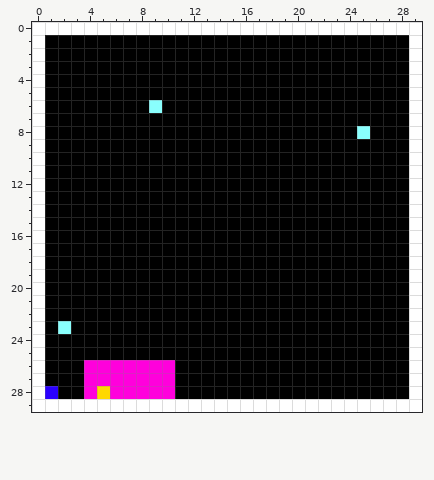
File history of a pixel-art sprite, res/nivel1.png. That is the earlier state.
The file is 30x30 pixels.
And afterwards:
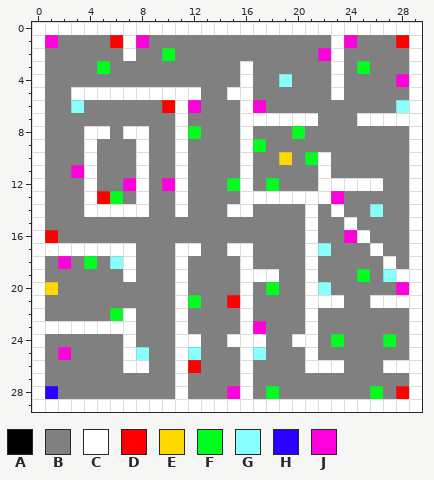
Palette (. is transparent): A #000000  B #808080  C #ffffff  D #ff0000  E #ffd800  F #00ff21  G #89fffd  H #2a00ff  J #ff00dc
The edit:
@@ x 0..29 @@
  0 CCCCCCCCCCCCCCCCCCCCCCCCCCCCCC
- 1 CAAAAAAAAAAAAAAAAAAAAAAAAAAAAC
- 2 CAAAAAAAAAAAAAAAAAAAAAAAAAAAAC
- 3 CAAAAAAAAAAAAAAAAAAAAAAAAAAAAC
- 4 CAAAAAAAAAAAAAAAAAAAAAAAAAAAAC
- 5 CAAAAAAAAAAAAAAAAAAAAAAAAAAAAC
- 6 CAAAAAAAAGAAAAAAAAAAAAAAAAAAAC
- 7 CAAAAAAAAAAAAAAAAAAAAAAAAAAAAC
- 8 CAAAAAAAAAAAAAAAAAAAAAAAAGAAAC
- 9 CAAAAAAAAAAAAAAAAAAAAAAAAAAAAC
-10 CAAAAAAAAAAAAAAAAAAAAAAAAAAAAC
-11 CAAAAAAAAAAAAAAAAAAAAAAAAAAAAC
-12 CAAAAAAAAAAAAAAAAAAAAAAAAAAAAC
-13 CAAAAAAAAAAAAAAAAAAAAAAAAAAAAC
-14 CAAAAAAAAAAAAAAAAAAAAAAAAAAAAC
-15 CAAAAAAAAAAAAAAAAAAAAAAAAAAAAC
-16 CAAAAAAAAAAAAAAAAAAAAAAAAAAAAC
-17 CAAAAAAAAAAAAAAAAAAAAAAAAAAAAC
-18 CAAAAAAAAAAAAAAAAAAAAAAAAAAAAC
-19 CAAAAAAAAAAAAAAAAAAAAAAAAAAAAC
-20 CAAAAAAAAAAAAAAAAAAAAAAAAAAAAC
-21 CAAAAAAAAAAAAAAAAAAAAAAAAAAAAC
-22 CAAAAAAAAAAAAAAAAAAAAAAAAAAAAC
-23 CAGAAAAAAAAAAAAAAAAAAAAAAAAAAC
-24 CAAAAAAAAAAAAAAAAAAAAAAAAAAAAC
-25 CAAAAAAAAAAAAAAAAAAAAAAAAAAAAC
-26 CAAAJJJJJJJAAAAAAAAAAAAAAAAAAC
-27 CAAAJJJJJJJAAAAAAAAAAAAAAAAAAC
-28 CHAAJEJJJJJAAAAAAAAAAAAAAAAAAC
+ 1 CJBBBBDCJBBBBBBBBBBBBBBCJBBBDC
+ 2 CBBBBBBCBBFBBBBBBBBBBBJCBBBBBC
+ 3 CBBBBFBBBBBBBBBBCBBBBBBCBFBBBC
+ 4 CBBBBBBBBBBBBBBBCBBGBBBCBBBBJC
+ 5 CBBCCCCCCCCCCBBCCBBBBBBCBBBBBC
+ 6 CBBGBBBBBBDCJBBBCJBBBBBBBBBBGC
+ 7 CBBBBBBBBBBCBBBBCCCCCCBBBCCCCC
+ 8 CBBBCCBCCBBCFBBBCBBBFBBBBBBBBC
+ 9 CBBBCBBBCBBCBBBBCFBBBBBBBBBBBC
+10 CBBBCBBBCBBCBBBBCBBEBFCBBBBBBC
+11 CBBJCBBBCBBCBBBBCBBBBBCBBBBBBC
+12 CBBBCBBJCBJCBBBFCBFBBBCCCCCBBC
+13 CBBBCDFBCBBCBBBBCCCCCCCJBBBBBC
+14 CBBBCCCCCBBCBBBCCBBBBCBCBBGBBC
+15 CBBBBBBBBBBBBBBBBBBBBCBBCBBBBC
+16 CDBBBBBBBBBBBBBBBBBBBCBBJCBBBC
+17 CCCCCCCCBBBCCBBCCBBBBCGBBBCBBC
+18 CBJBFBGCBBBCBBBBCBBBBCBBBBBCBC
+19 CBBBBBBCBBBCBBBBCCCBBCBBBFBGCC
+20 CEBBBBBBBBBCBBBBCBFBBCGBBBBBJC
+21 CBBBBBBBBBBCFBBDCBBBBCCCBBCCCC
+22 CBBBBBFCBBBCBBBBCBBBBCBBBBBBBC
+23 CCCCCCCCBBBCBBBBCJBBBCBBBBBBBC
+24 CBBBBBBCBBBCCBBCCCBBCCBFBBBFBC
+25 CBJBBBBCGBBCGBBBCGBBBCBBBBBBBC
+26 CBBBBBBCCBBCDBBBCBBBBCCCBBBCCC
+27 CBBBBBBBBBBCBBBBCBBBBBBBBBBBBC
+28 CHBBBBBBBBBCBBBJCBFBBBBBBBFBDC
 29 CCCCCCCCCCCCCCCCCCCCCCCCCCCCCC
Boxes around the changes in both pictures, in picture pixels (x1, y1, x2, y2):
changed: (45, 35, 409, 399)
